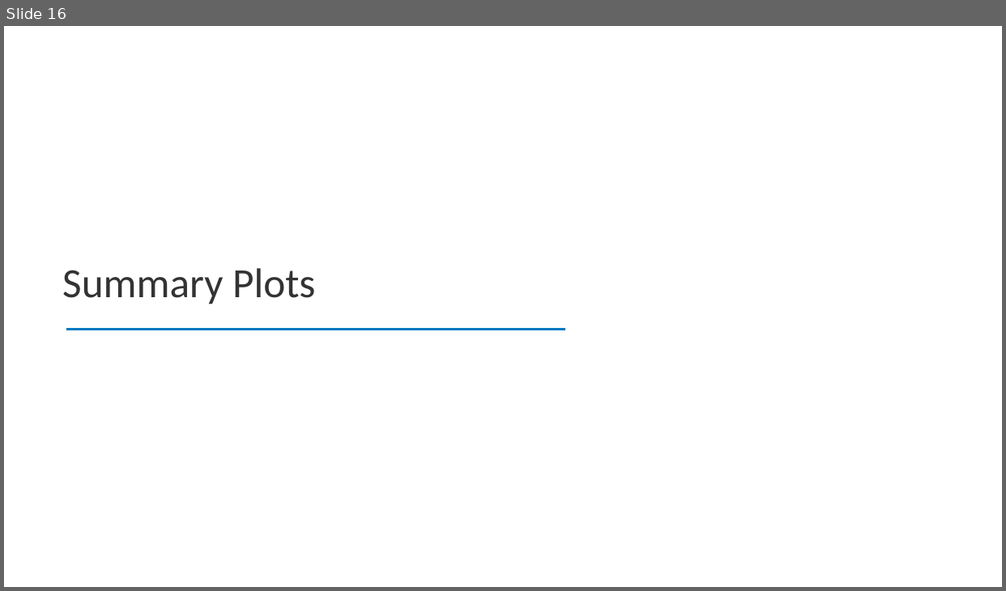
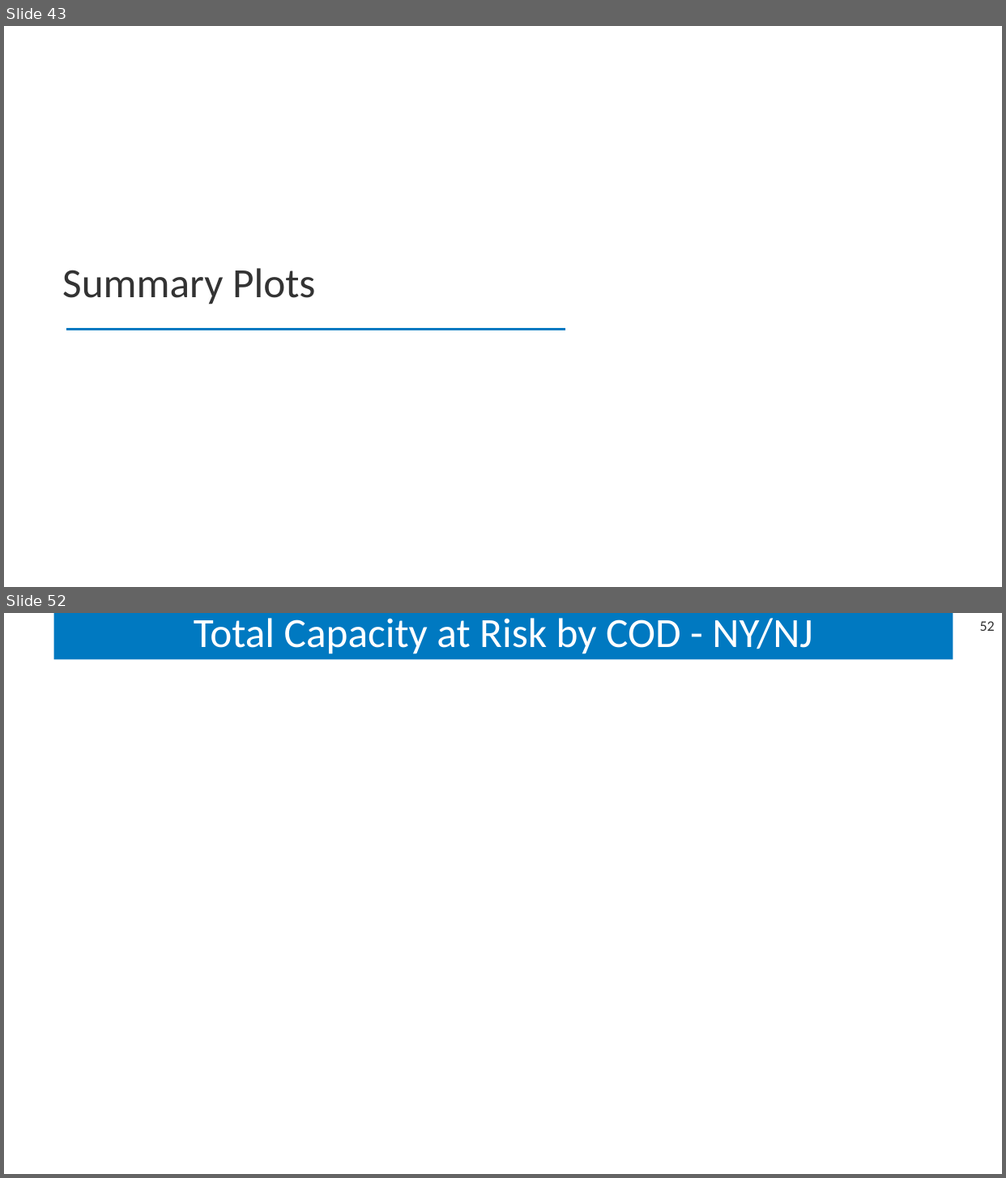
Before and after one commit to sbredenk/CORAL, a slide deck: postprocessing/results/example_atlantic/example_atlantic_results.pptx. Shown one above the other, each under a label of ours: slide 16 before the commit, slides 43 and 52 after it; the slides between them are not shown. The pictures are 1006x591 and 1006x1178 pixels, drawn with LibreOffice and Linux fonts; fonts in the diff are those of the drawing; background and template pictures are left out. Boxes give left, top, right and bottom in pixels: in the first picture for what was removed or moved away, otherwise in the second. Text is boxed around its words. In the diff, an @@ line names an element or a change of style, - is before the commit and + after.

```diff
--- a/postprocessing/results/example_atlantic/example_atlantic_results.pptx
+++ b/postprocessing/results/example_atlantic/example_atlantic_results.pptx
@@ slide 52 added at <box>4,613,1002,1174</box>, background picture (left out) @@
@@ title added at <box>54,613,953,659</box>, fill #0079C1, 40 pt, text #FFFFFF @@
+Total Capacity at Risk by COD - NY/NJ
@@ page number added at <box>980,621,995,631</box>, 14 pt, text #333333 @@
+52
@@ what was slide 16 is now slide 43 @@
```
Also in this commit, not shown: 39 other slides added, 7 other files.
